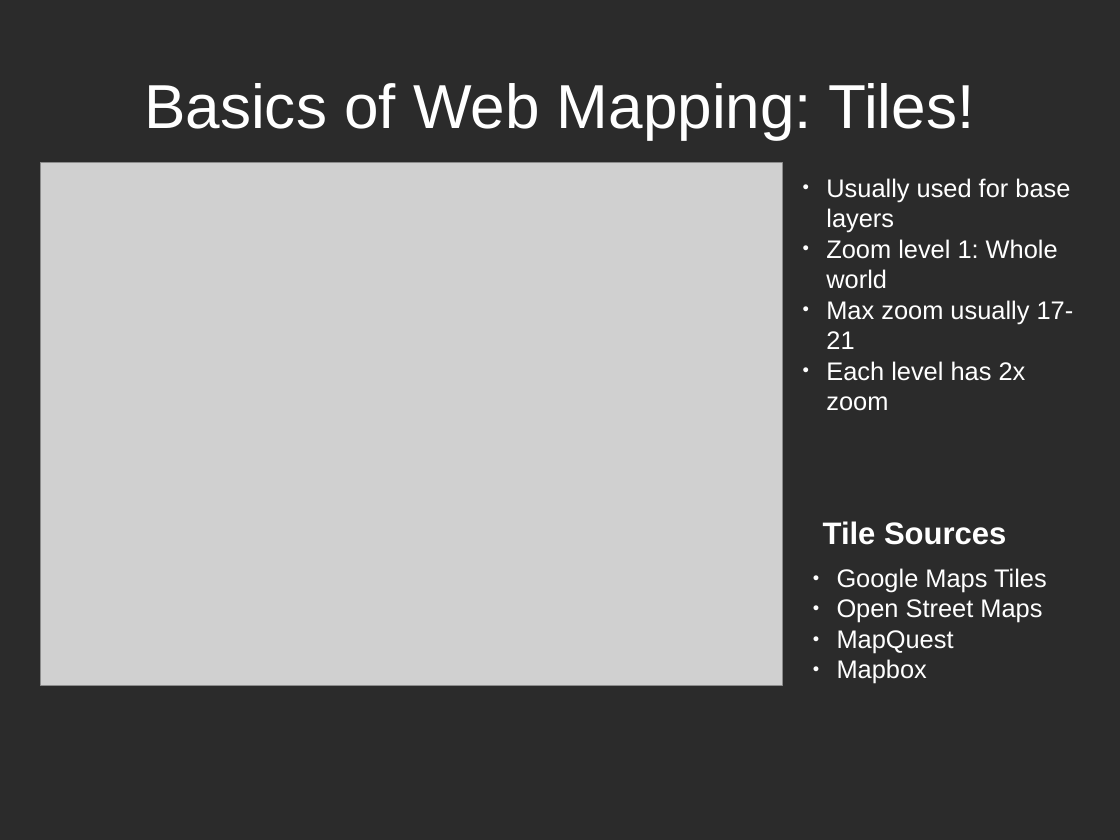
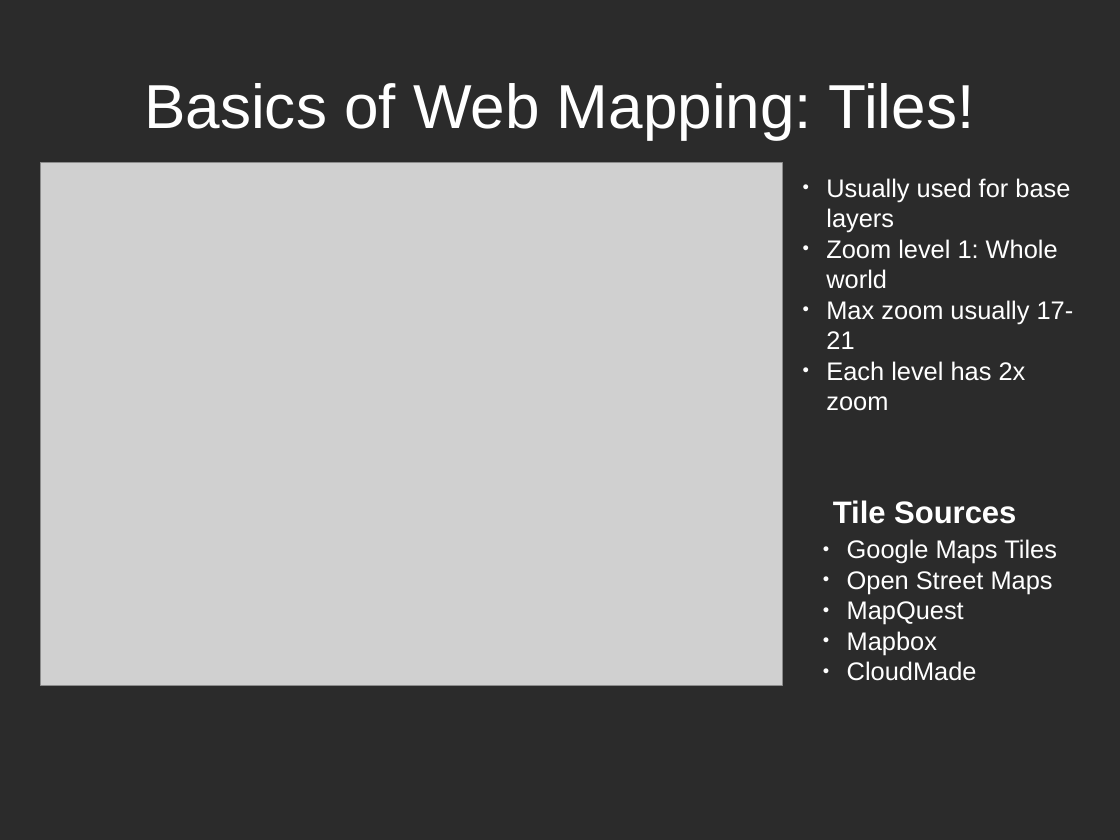
Before and after one commit to stuporglue/leaflet-crash-course, a slide deck: slide 6 of Presentation.odp. Drawn at 1120x840 pixels with LibreOffice and Linux fonts; fonts in the diff are those of the drawing; grey boxes stand for pictures; background and template pictures are left out; a plain dark background stands for a picture behind light text. Boxes give left, top, right and bottom in pixels: in the first picture for what was removed or moved away, otherwise in the second. Text is boxed around its words. In the diff, an @@ line names an element or a change of style, - is before the commit and + after.

```diff
--- a/Presentation.odp
+++ b/Presentation.odp
@@ text "Tile Sources": place and size @@
-text "Tile Sources" at (823,521,1006,545)
+text "Tile Sources" at (833,500,1016,524)
@@ text "Google Maps Tiles": place and size @@
-text "Google Maps Tiles" at (837,568,1047,684)
+text "Google Maps Tiles" at (847,539,1057,681)
@@ text at (847,661,977,681): paragraph added @@
+● CloudMade
```
Also in this commit, not shown: 1 other slide changed, 22 slides added, 1 slide removed.
